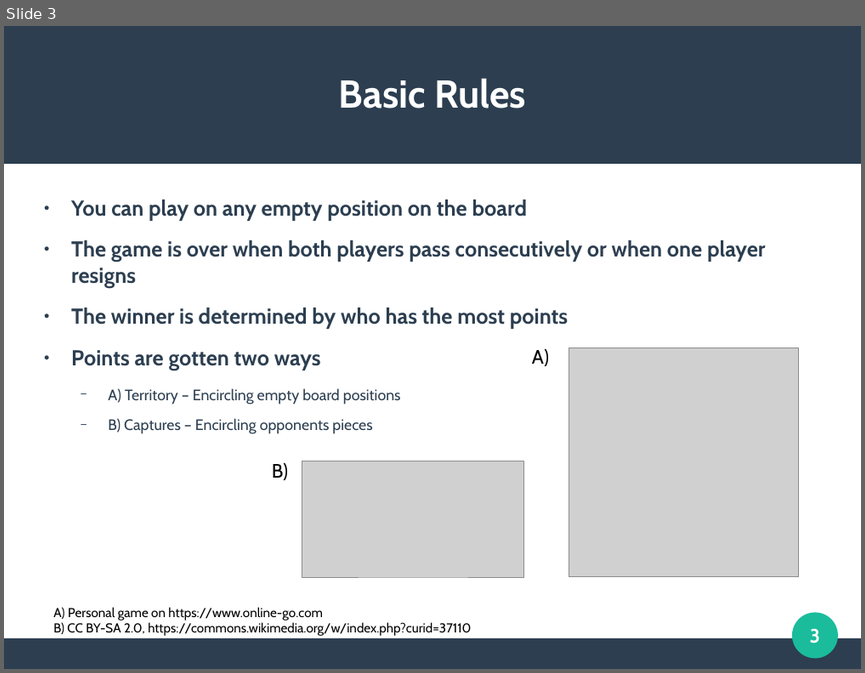
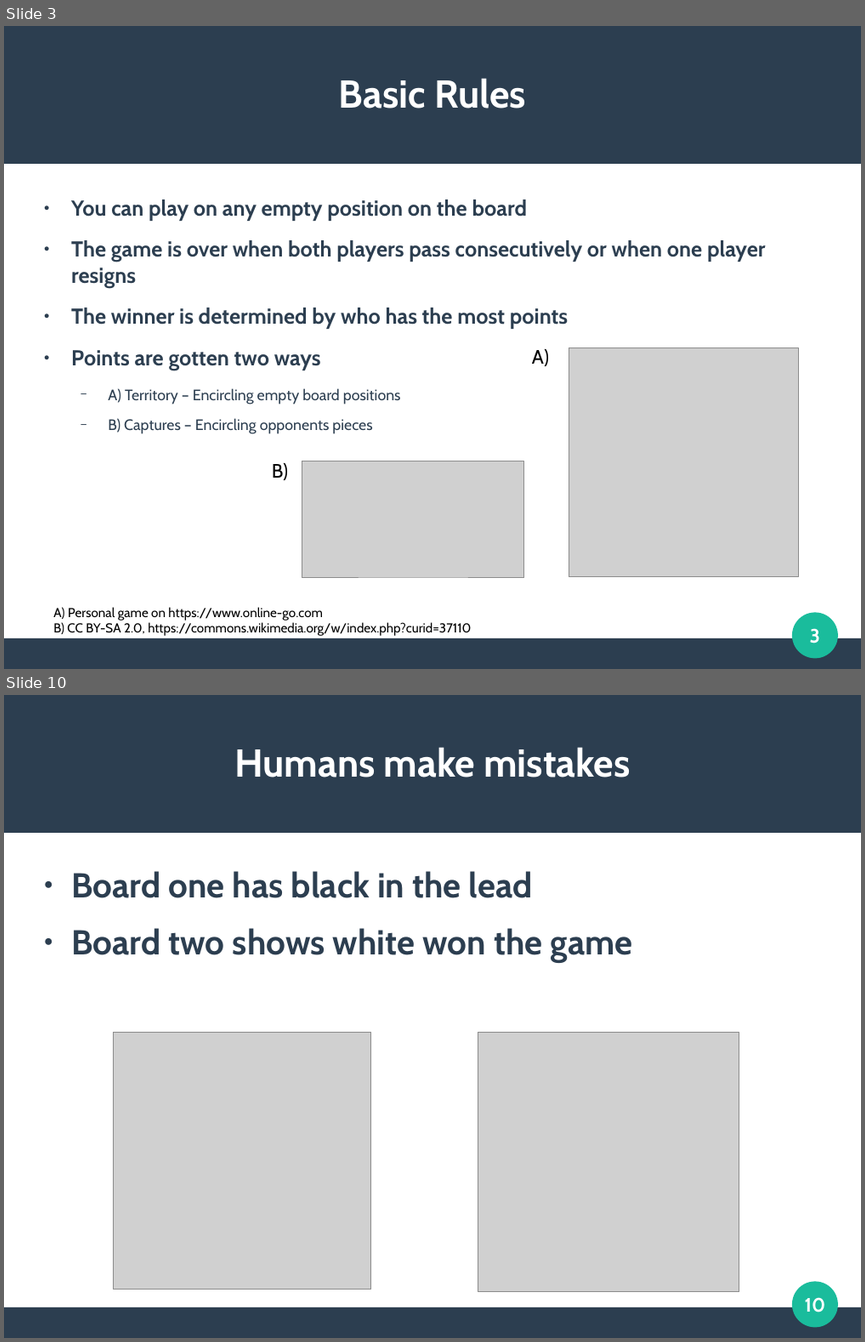
Before and after one commit to DSWallach/CommonLisp-Go, a slide deck: docs/WallachPresentation.odp. Shown one above the other, each under a label of ours: slide 3 before the commit, slides 3 and 10 after it; the slides between them are not shown. The pictures are 865x673 and 865x1342 pixels, drawn with LibreOffice and Linux fonts; fonts in the diff are those of the drawing; grey boxes stand for pictures. Boxes give left, top, right and bottom in pixels: in the first picture for what was removed or moved away, otherwise in the second. Text is boxed around its words. In the diff, an @@ line names an element or a change of style, - is before the commit and + after.

```diff
--- a/docs/WallachPresentation.odp
+++ b/docs/WallachPresentation.odp
@@ slide 10 added at (4,695,861,1338), background #FFFFFF; not listed: 3 template elements that a slide beside it also shows @@
@@ title added at (234,747,630,777), 36 pt, text #FFFFFF, bold @@
+Humans make mistakes
@@ text added at (71,871,633,962), 32 pt, text #2C3E50, bold @@
+● Board one has black in the lead
+● Board two shows white won the game
@@ picture added at (113,1032,371,1289) @@
@@ picture added at (478,1032,738,1292) @@
@@ page number added at (805,1297,826,1312), 18 pt, text #FFFFFF, bold @@
+10
```
Also in this commit, not shown: 2 slides changed, 6 other slides added, 4 slides removed, 10 other files.
